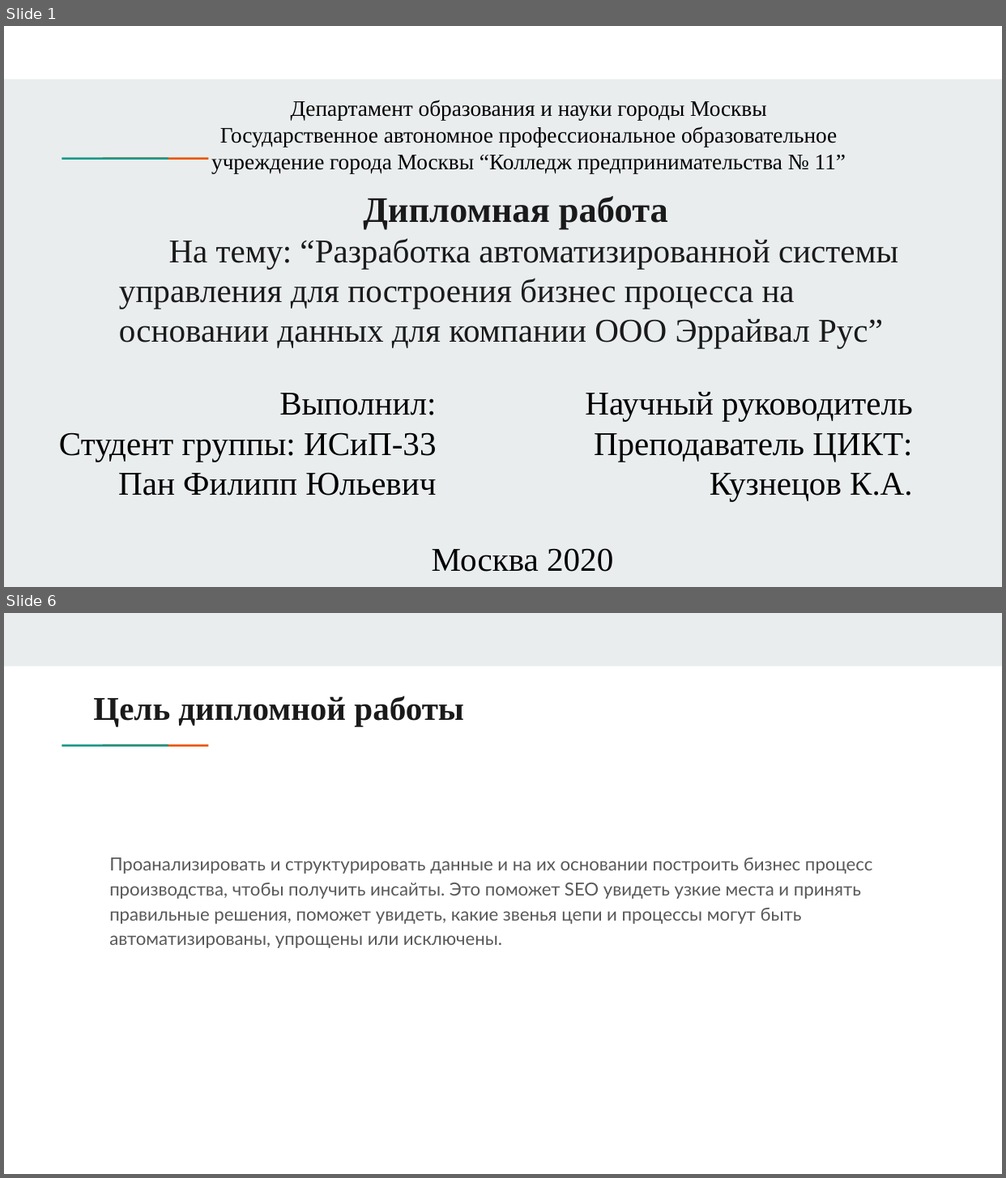
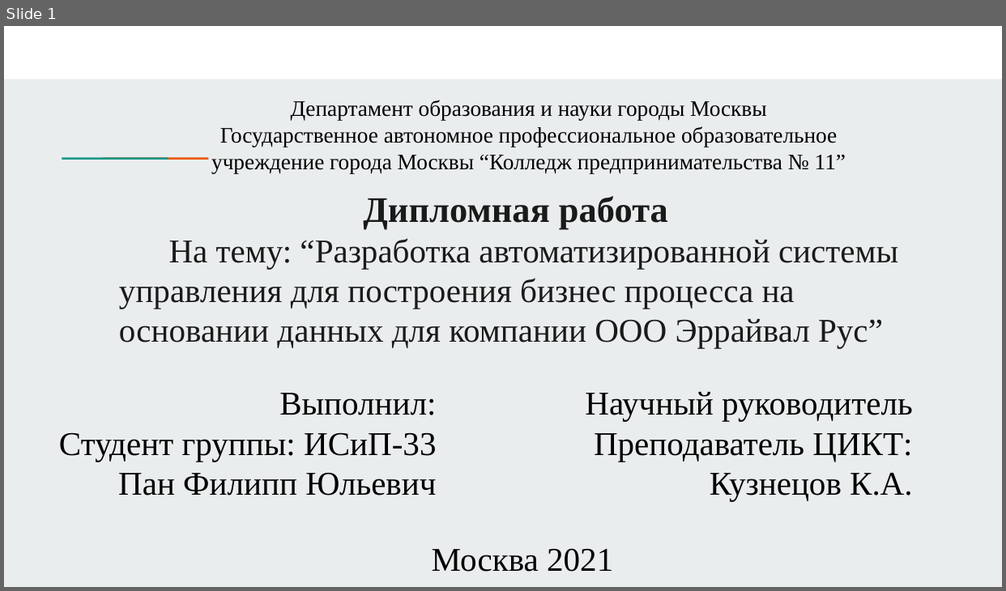
Before and after one commit to PhilippPan/DiplomaKP11, a slide deck: Презентация дипломной работы.pptx. Shown one above the other, each under a label of ours: slides 1 and 6 before the commit, slide 1 after it; the slides between them are not shown. The pictures are 1006x1178 and 1006x591 pixels, drawn with LibreOffice and Linux fonts; fonts in the diff are those of the drawing. Boxes give left, top, right and bottom in pixels: in the first picture for what was removed or moved away, otherwise in the second. Text is boxed around its words. In the diff, an @@ line names an element or a change of style, - is before the commit and + after.

```diff
--- a/Презентация дипломной работы.pptx
+++ b/Презентация дипломной работы.pptx
@@ slide 6 removed at box(4, 613, 1002, 1174), background #FFFFFF; not listed: 2 template elements that a slide beside it also shows @@
@@ rectangle removed at box(4, 613, 1002, 666) @@
@@ title removed at box(93, 696, 464, 726) @@
-Цель дипломной работы
@@ text removed at box(109, 858, 873, 948) @@
-Проанализировать и структурировать данные и на их основании построить бизнес процесс производства, чтобы получить инсайты. Это поможет SEO увидеть узкие места и принять правильные решения, поможет увидеть, какие звенья цепи и процессы могут быть автоматизированы, упрощены или исключены.
@@ slide 1 changed as well @@
@@ subtitle at box(432, 548, 613, 572): text changed @@
-Москва 2020
+Москва 2021
```
Also in this commit, not shown: 2 other slides changed, 8 slides added, 4 other slides removed, 1 other file.
